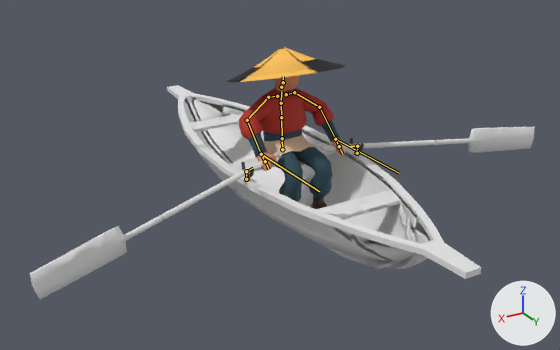
What one commit did to the FBX model Assets/Player/Player.fbx.
Rendered twice from a camera (50 mm lens) standing at (3.79, 5.92, 3.52) and looking at (0.09, -0.25, 0.43). Arrows for +X, +Y and +Z are at lower right; the lights stay in place. Both versions are drawn at frame 1 of the action 'Player|Player_Right Turn'; the numbers are the values there. The bones that bend it are drawn over the model as lines.

Objects in the first picture: 'Boat', 'Paddle.L.001', 'Paddle.R.001', 'torso'.
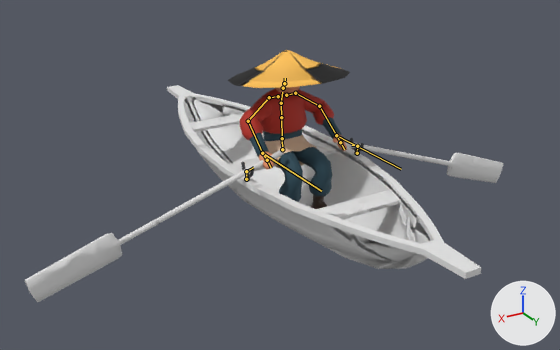
Location of each change, [x1, y1, x2, y2] in pixels of the pictures (560 x 350 px):
'torso', posed: before [226, 48, 347, 209]; after [228, 50, 350, 209]
'Paddle.L.001', posed: before [29, 152, 280, 299]; after [25, 150, 283, 302]
'Paddle.R.001', posed (17% narrower, 70% taller): before [321, 127, 535, 153]; after [326, 138, 503, 183]
bone 'Torso_1', root to tip: before (281, 103) to (281, 91); after (281, 103) to (282, 92)
bone 'Arm_1.R', root to tip: before (294, 92) to (319, 107); after (295, 93) to (319, 106)
bone 'Arm_2.R', root to tip: before (319, 107) to (335, 139); after (319, 106) to (336, 135)
bone 'Arm_1.L', root to tip: before (268, 97) to (247, 120); after (269, 97) to (248, 121)
bone 'Arm_2.L', root to tip: before (247, 120) to (261, 154); after (248, 121) to (262, 153)
bone 'Paddle.L', root to tip: before (246, 171) to (253, 168); after (246, 171) to (253, 167)
bone 'paddle.R', root to tip: before (357, 146) to (350, 146); after (357, 146) to (352, 145)

The change, as a list of edits to the scene's bpy script:
```text
Change bone_torso_1:
    where bone_torso_1 = bpy.data.objects['Player'].pose.bones['Torso_1']  # child of 'Torso_2'
    bone_torso_1.rotation_quaternion: (0.998, 0.066, 0.0, 0.0) -> (1.0, 0.0, 0.0, 0.0)  # degrees (8, 0, 0) -> degrees (0, 0, 0)
Change bone_arm_1_r:
    where bone_arm_1_r = bpy.data.objects['Player'].pose.bones['Arm_1.R']  # child of 'shoulder.R'
    bone_arm_1_r.rotation_quaternion: (0.995, -0.05, 0.008, 0.086) -> (0.997, -0.051, 0.011, 0.064)  # degrees (-6, 1, 10) -> degrees (-6, 2, 7)
Change bone_arm_2_r:
    where bone_arm_2_r = bpy.data.objects['Player'].pose.bones['Arm_2.R']  # child of 'Arm_1.R'
    bone_arm_2_r.rotation_quaternion: (0.874, -0.334, -0.003, 0.352) -> (0.835, -0.473, -0.004, 0.281)  # degrees (-37, 13, 39) -> degrees (-55, 15, 29)
Change bone_arm_1_l:
    where bone_arm_1_l = bpy.data.objects['Player'].pose.bones['Arm_1.L']  # child of 'Shoulder.L'
    bone_arm_1_l.rotation_quaternion: (0.997, -0.035, -0.009, -0.069) -> (0.995, -0.068, -0.011, -0.075)  # degrees (-4, -1, -8) -> degrees (-8, -2, -9)
Change bone_arm_2_l:
    where bone_arm_2_l = bpy.data.objects['Player'].pose.bones['Arm_2.L']  # child of 'Arm_1.L'
    bone_arm_2_l.rotation_quaternion: (0.856, -0.362, 0.003, -0.37) -> (0.853, -0.443, 0.004, -0.274)  # degrees (-40, -15, -41) -> degrees (-51, -14, -29)
Change bone_paddle_l:
    where bone_paddle_l = bpy.data.objects['Player'].pose.bones['Paddle.L']  # child of 'Paddle_Root.L'
    bone_paddle_l.rotation_quaternion: (0.995, 0.078, 0.0, 0.061) -> (1.0, -0.016, 0.0, 0.012)  # degrees (9, -1, 7) -> degrees (-2, 0, 1)
Change bone_paddle_r:
    where bone_paddle_r = bpy.data.objects['Player'].pose.bones['paddle.R']  # child of 'Paddle_Root.R'
    bone_paddle_r.rotation_quaternion: (0.991, 0.076, 0.0, -0.11) -> (1.0, -0.002, 0.0, 0.013)  # degrees (9, 1, -13) -> degrees (0, 0, 1)
```
